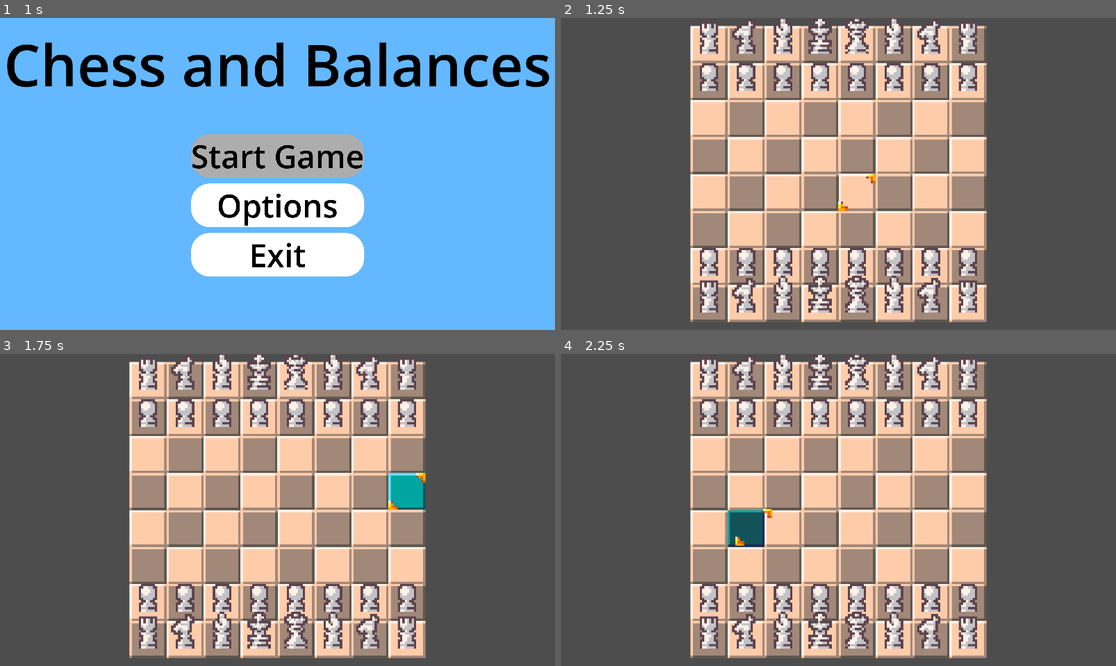
Above: before the commit, frames 1-4 (two rows, left to right).
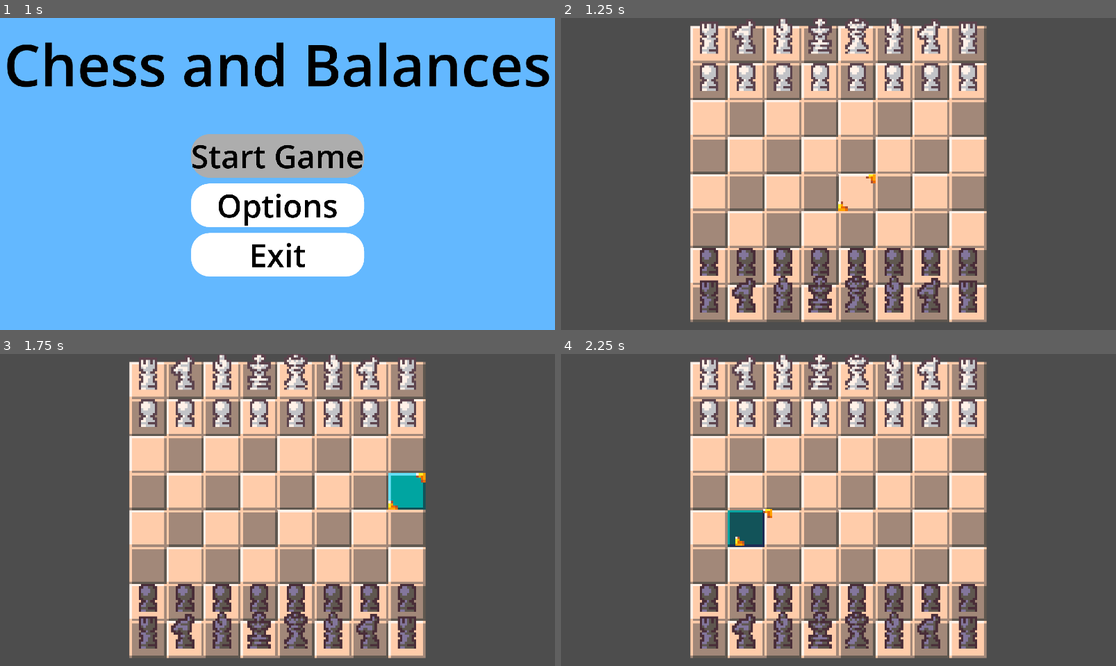
Above: after the commit, the same moments.

Repository: Software-ENGR-team-A/Chess
Game: Godot game, scene res://scenes/Menus/main_menu/main_menu.tscn
The game is run twice, just before and just after one commit, with the same random seed, the same clock (stepped at 60 frames per second) and the same inputs. Sound files missing from this copy of the repository are replaced by a short silence.
Inputs (mouse positions are in pixels of both pictures, inside the frame that each line leads up to):
- Up to frame 1 (1 s): click "Start Game" at 0.5 s
- Up to frame 2 (1.25 s): no input
- Up to frame 3 (1.75 s): move the mouse to (399, 494) at 1.27 s; click (399, 494) at 1.42 s
- Up to frame 4 (2.25 s): tap Enter at 2 s; move the mouse to (727, 525) at 2.02 s; click (727, 525) at 2.17 s

Frame 1 is identical in both runs. In frame 2, 3.0% of the frame differs, in the area x 25-75%, y 74-95%; in frame 3, 3.0%; in frame 4, 3.0%.

Commit message:
Fix piece player

Diff:
--- a/scenes/piece/piece.gd
+++ b/scenes/piece/piece.gd
@@ -43,7 +43,7 @@
 	board = _board
 	set_board_pos(_pos)
 	original_pos = board_pos
-	player = player
+	player = _player
 
 
 func _ready() -> void:
